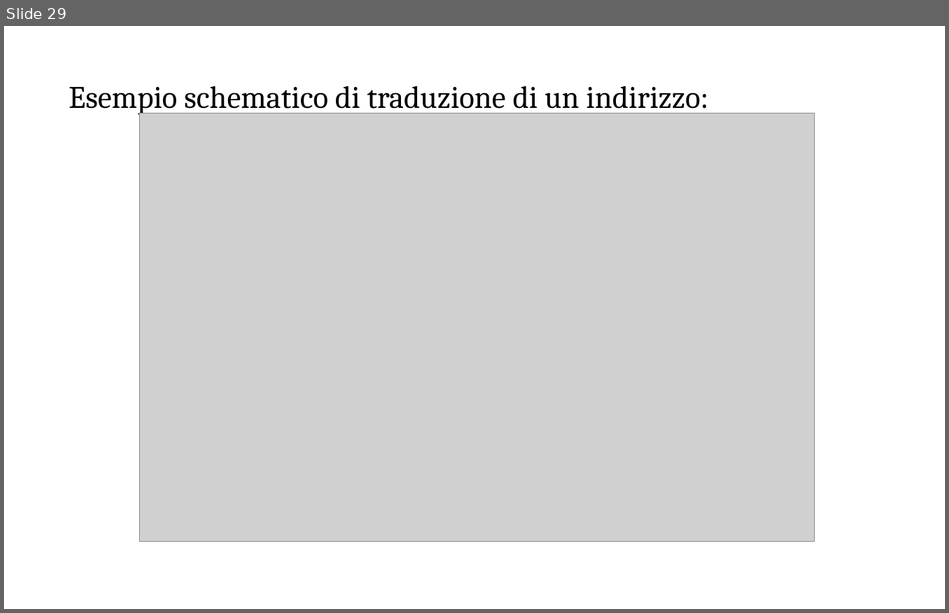
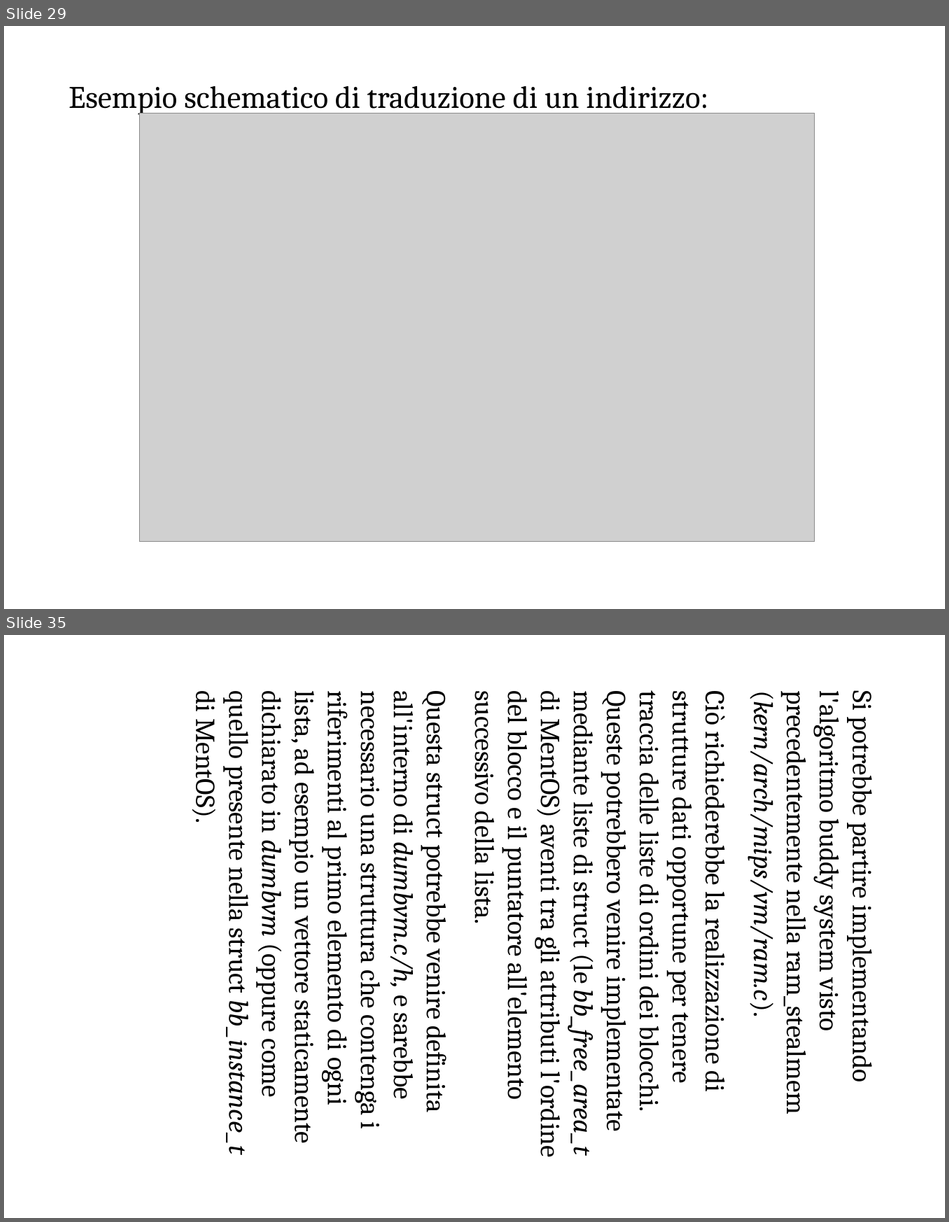
Before and after one commit to ProgrammazioneDiSistema2023-IA-ZZ/Group04, a slide deck: MentOS - Gestione Memoria.odp. Shown one above the other, each under a label of ours: slide 29 before the commit, slides 29 and 35 after it; the slides between them are not shown. The pictures are 949x613 and 949x1222 pixels, drawn with LibreOffice and Linux fonts; fonts in the diff are those of the drawing; grey boxes stand for pictures. Boxes give left, top, right and bottom in pixels: in the first picture for what was removed or moved away, otherwise in the second. Text is boxed around its words. In the diff, an @@ line names an element or a change of style, - is before the commit and + after.

```diff
--- a/MentOS - Gestione Memoria.odp
+++ b/MentOS - Gestione Memoria.odp
@@ slide 35 added at (x1=4, y1=635, x2=945, y2=1218), background #FFFFFF @@
@@ text added at (x1=190, y1=692, x2=881, y2=1155), 28 pt, text #000000 @@
+Si potrebbe partire implementando l'algoritmo buddy system visto precedentemente nella ram_stealmem (kern/arch/mips/vm/ram.c).
+Ciò richiederebbe la realizzazione di strutture dati opportune per tenere traccia delle liste di ordini dei blocchi. Queste potrebbero venire implementate mediante liste di struct (le bb_free_area_t di MentOS) aventi tra gli attributi l'ordine del blocco e il puntatore all'elemento successivo della lista.
+Questa struct potrebbe venire definita all'interno di dumbvm.c/h, e sarebbe necessario una struttura che contenga i riferimenti al primo elemento di ogni lista, ad esempio un vettore staticamente dichiarato in dumbvm (oppure come quello presente nella struct bb_instance_t di MentOS).
```
Also in this commit, not shown: 14 slides changed, 9 other slides added.
